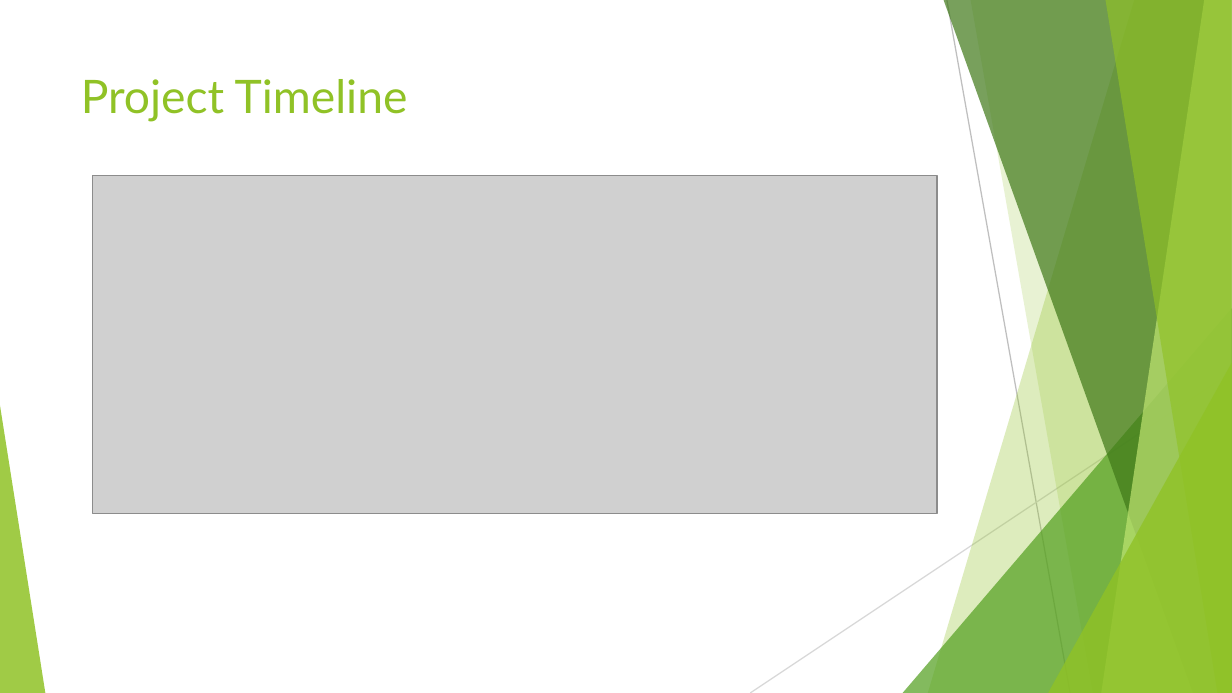
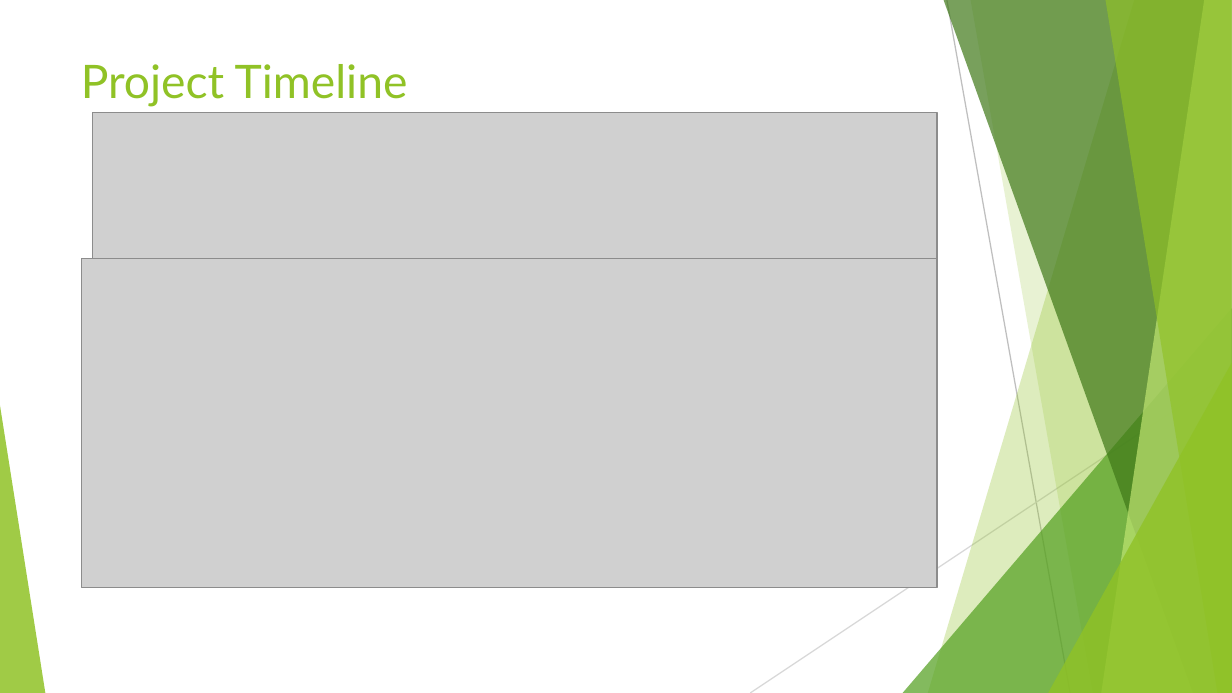
Before and after one commit to mmehmood/senior-design, a slide deck: slide 10 of Final Presentation task 1-6 and 1-5.pptx. Drawn at 1232x693 pixels with LibreOffice and Linux fonts; fonts in the diff are those of the drawing; grey boxes stand for pictures. Boxes give left, top, right and bottom in pixels: in the first picture for what was removed or moved away, otherwise in the second. Text is boxed around its words. In the diff, an @@ line names an element or a change of style, - is before the commit and + after.

```diff
--- a/Final Presentation task 1-6 and 1-5.pptx
+++ b/Final Presentation task 1-6 and 1-5.pptx
@@ title "Project Timeline": place and size @@
-title "Project Timeline" at (81, 79, 408, 122)
+title "Project Timeline" at (81, 64, 408, 107)
@@ picture: place and size @@
-picture at (92, 176, 938, 514)
+picture at (92, 113, 938, 278)
@@ picture added at (81, 259, 938, 588) @@
```
Also in this commit, not shown: 18 other slides changed, 14 slides added, 15 slides removed.
